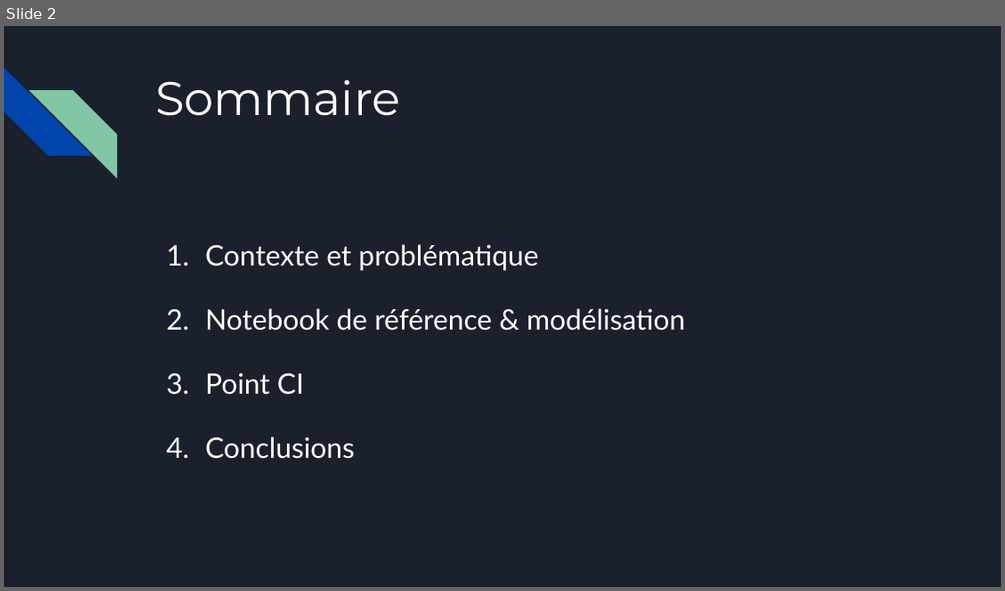
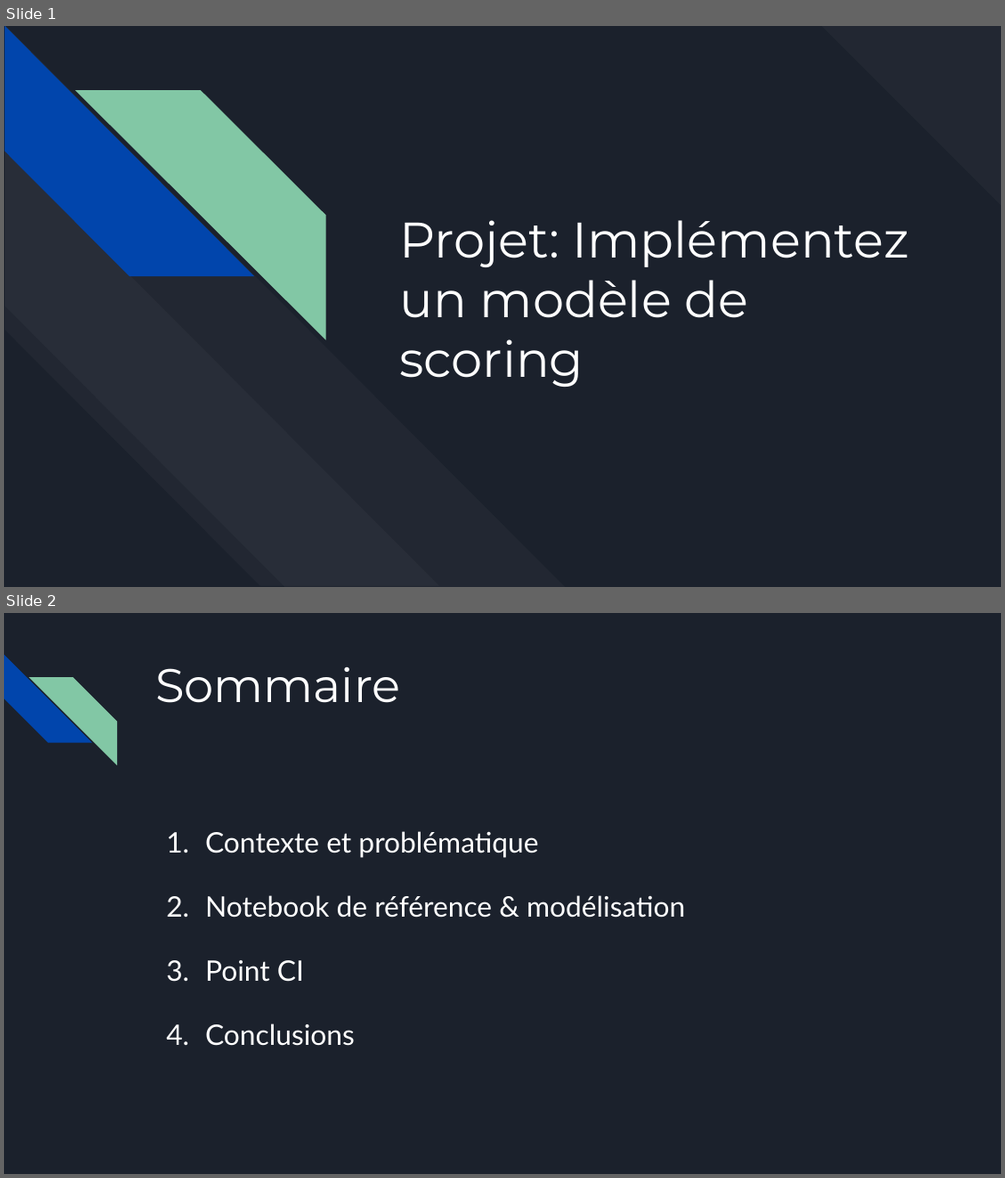
Before and after one commit to codeurEnHerbe/ProjetOC6, a slide deck: Auriac_Rafael_1_presentation_112025.pptx. Shown one above the other, each under a label of ours: slide 2 before the commit, slides 1 and 2 after it. The pictures are 1005x591 and 1005x1178 pixels, drawn with LibreOffice and Linux fonts; fonts in the diff are those of the drawing. Boxes give left, top, right and bottom in pixels: in the first picture for what was removed or moved away, otherwise in the second. Text is boxed around its words. In the diff, an @@ line names an element or a change of style, - is before the commit and + after.

```diff
--- a/Auriac_Rafael_1_presentation_112025.pptx
+++ b/Auriac_Rafael_1_presentation_112025.pptx
@@ slide 1 added at <box>4,26,1001,587</box>, background #1B212C @@
@@ diag stripe added at <box>821,26,1001,206</box>, fill #FFFFFF at 3% opacity @@
@@ group added at <box>4,27,566,586</box>: 4 diag stripes @@
@@ title added at <box>399,220,909,386</box>, 36 pt, text #FFFFFF @@
+Projet: Implémentez un modèle de scoring
```
Also in this commit, not shown: 5 slides changed, 1 slide removed, 3 other files.
